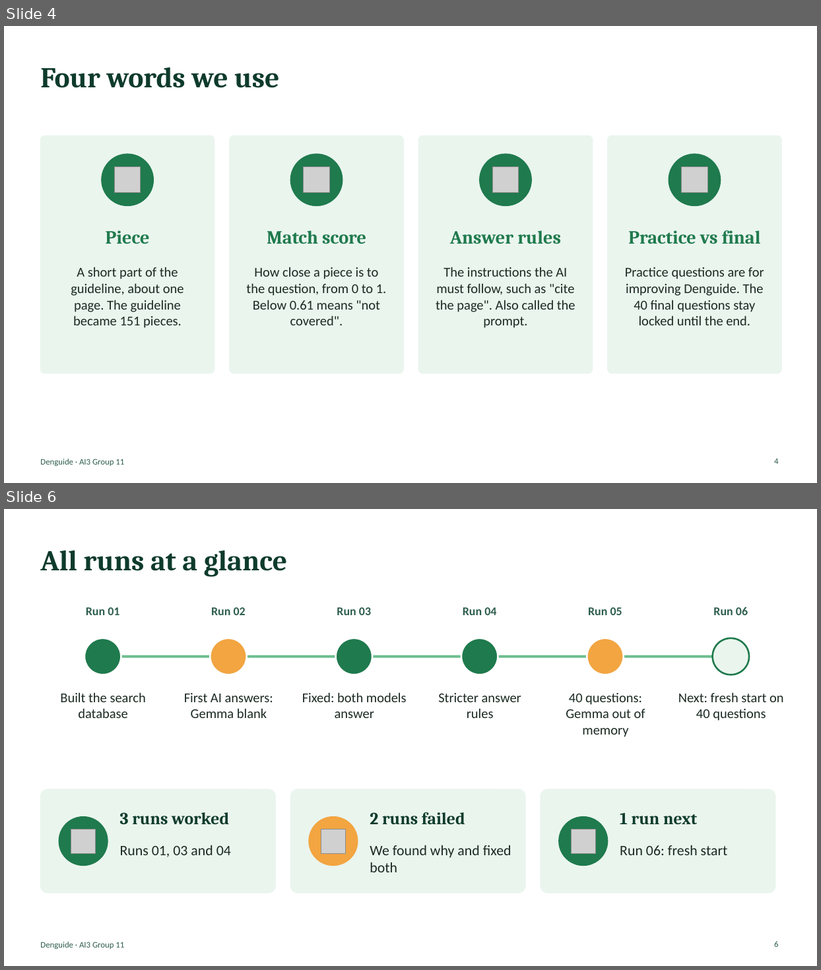
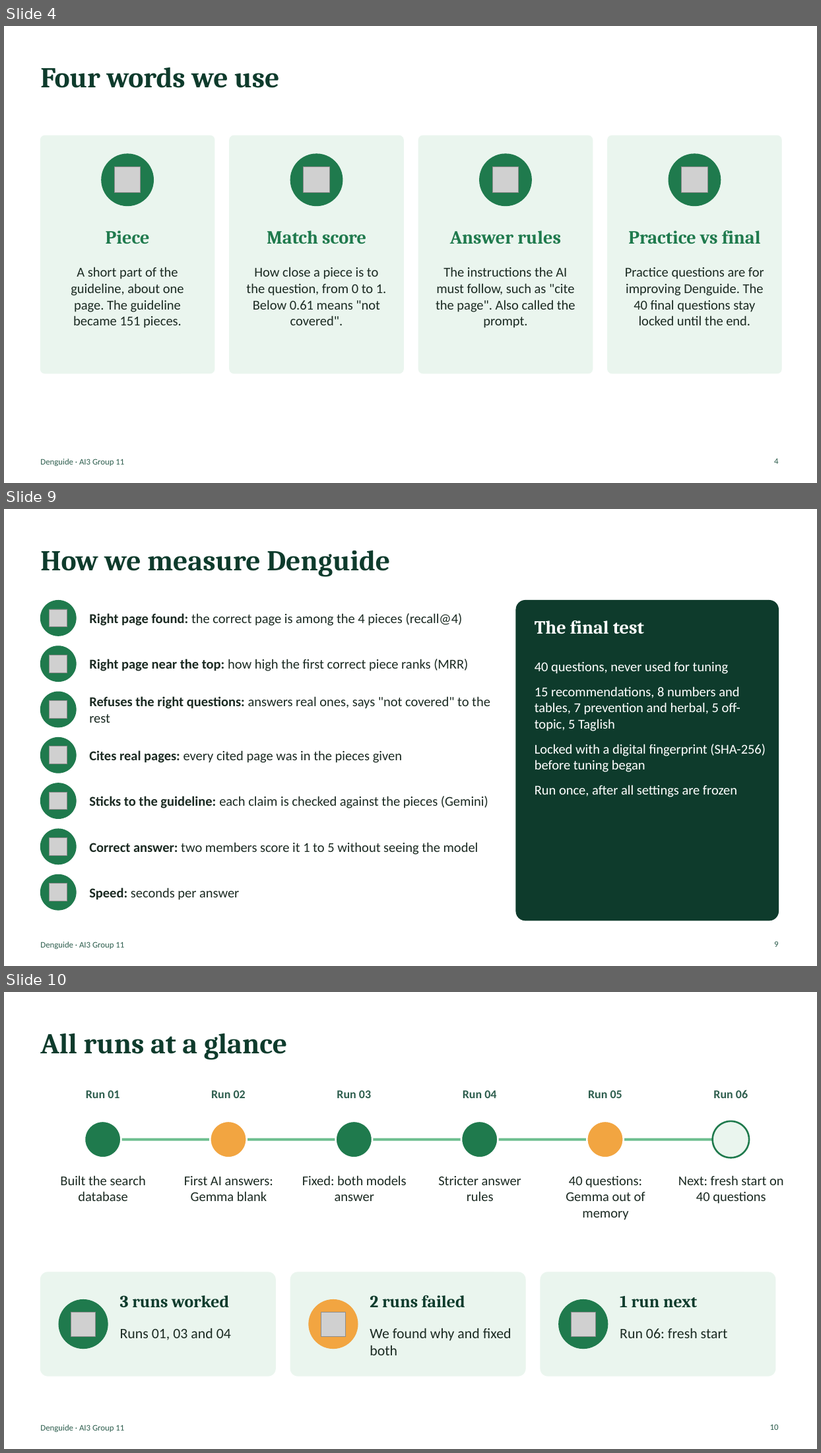
Before and after one commit to IBANNN/denguide, a slide deck: docs/Denguide_Progress_Deck_Check2.pptx. Shown one above the other, each under a label of ours: slides 4 and 6 before the commit, slides 4, 9 and 10 after it; the slides between them are not shown. The pictures are 821x970 and 821x1453 pixels, drawn with LibreOffice and Linux fonts; fonts in the diff are those of the drawing; grey boxes stand for pictures. Boxes give left, top, right and bottom in pixels: in the first picture for what was removed or moved away, otherwise in the second. Text is boxed around its words. In the diff, an @@ line names an element or a change of style, - is before the commit and + after.

Commit message:
Progress deck: cleaning, pieces, metrics and sample-run slides; log issue I-14

```diff
--- a/docs/Denguide_Progress_Deck_Check2.pptx
+++ b/docs/Denguide_Progress_Deck_Check2.pptx
@@ slide 9 added at [4, 509, 817, 966], background #FFFFFF; not listed: 1 template element that a slide beside it also shows @@
@@ text added at [40, 550, 390, 577], 34 pt, text #0E3B2C, bold @@
+How we measure Denguide
@@ ellipse added at [40, 601, 76, 636], fill #1F7A4D, outline #1F7A4D 1 pt @@
@@ rounded rectangle added at [516, 601, 779, 921], fill #0E3B2C, outline #0E3B2C 1 pt @@
@@ picture added at [49, 609, 67, 627] @@
@@ text added at [89, 613, 463, 626], 16 pt, text #1B2A22 @@
+Right page found: the correct page is among the 4 pieces (recall@4)
@@ text added at [535, 621, 644, 634], 22 pt, text #FFFFFF, bold @@
+The final test
@@ ellipse added at [40, 646, 76, 682], fill #1F7A4D, outline #1F7A4D 1 pt @@
@@ picture added at [49, 656, 67, 673] @@
@@ text added at [89, 659, 468, 671], 16 pt, text #1B2A22 @@
+Right page near the top: how high the first correct piece ranks (MRR)
@@ text added at [535, 661, 766, 797], 16 pt, text #FFFFFF @@
+40 questions, never used for tuning
+15 recommendations, 8 numbers and tables, 7 prevention and herbal, 5 off-topic, 5 Taglish
+Locked with a digital fingerprint (SHA-256) before tuning began
+Run once, after all settings are frozen
@@ ellipse added at [40, 692, 76, 727], fill #1F7A4D, outline #1F7A4D 1 pt @@
@@ picture added at [49, 701, 67, 719] @@
@@ text added at [89, 696, 490, 723], 16 pt, text #1B2A22 @@
+Refuses the right questions: answers real ones, says "not covered" to the rest
@@ ellipse added at [40, 738, 76, 773], fill #1F7A4D, outline #1F7A4D 1 pt @@
@@ picture added at [49, 747, 67, 764] @@
@@ text added at [89, 751, 402, 763], 16 pt, text #1B2A22 @@
+Cites real pages: every cited page was in the pieces given
@@ ellipse added at [40, 784, 76, 819], fill #1F7A4D, outline #1F7A4D 1 pt @@
@@ picture added at [49, 792, 67, 810] @@
@@ text added at [89, 796, 488, 809], 16 pt, text #1B2A22 @@
+Sticks to the guideline: each claim is checked against the pieces (Gemini)
@@ ellipse added at [40, 829, 76, 865], fill #1F7A4D, outline #1F7A4D 1 pt @@
@@ picture added at [49, 838, 67, 855] @@
@@ text added at [89, 842, 479, 855], 16 pt, text #1B2A22 @@
+Correct answer: two members score it 1 to 5 without seeing the model
@@ ellipse added at [40, 875, 76, 910], fill #1F7A4D, outline #1F7A4D 1 pt @@
@@ picture added at [49, 883, 67, 901] @@
@@ text added at [89, 888, 239, 900], 16 pt, text #1B2A22 @@
+Speed: seconds per answer
@@ page number added at [774, 941, 778, 947], 10 pt, text #2E5E4E @@
+9
@@ what was slide 6 is now slide 10 @@
@@ page number at [770, 1424, 779, 1430]: text changed @@
-6
+10
```
Also in this commit, not shown: 1 slide changed, 6 other slides added, 1 other file.
